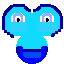
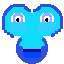
Layer changes from the first 64x64 image to the second:
painted on "Paint Layer 1" over [2, 4, 63, 64]
